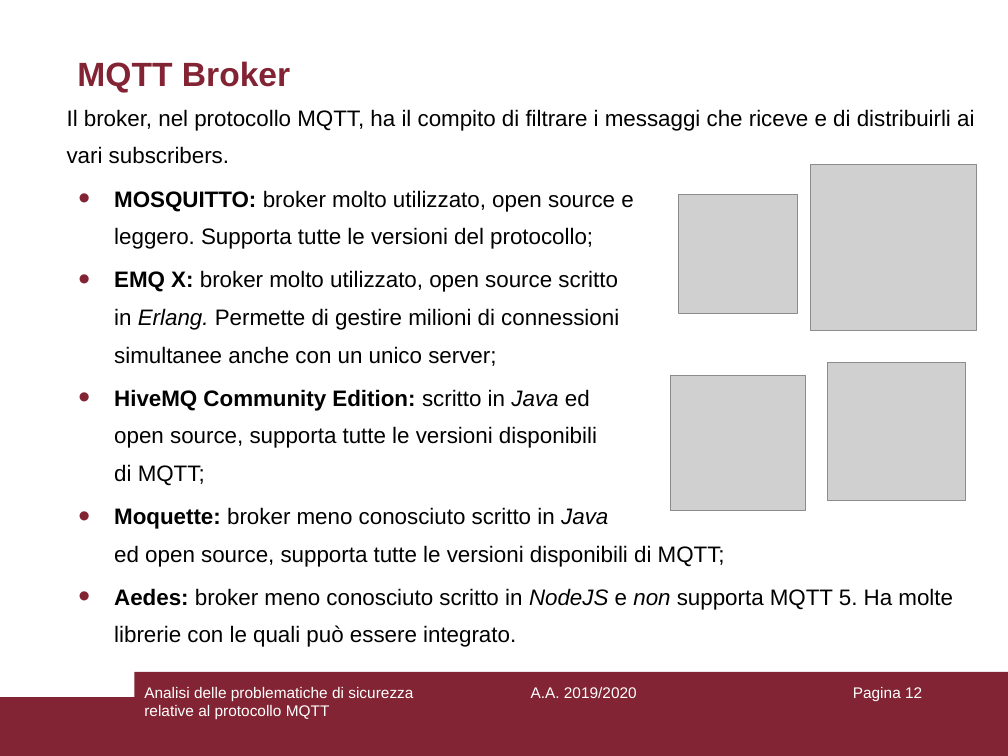
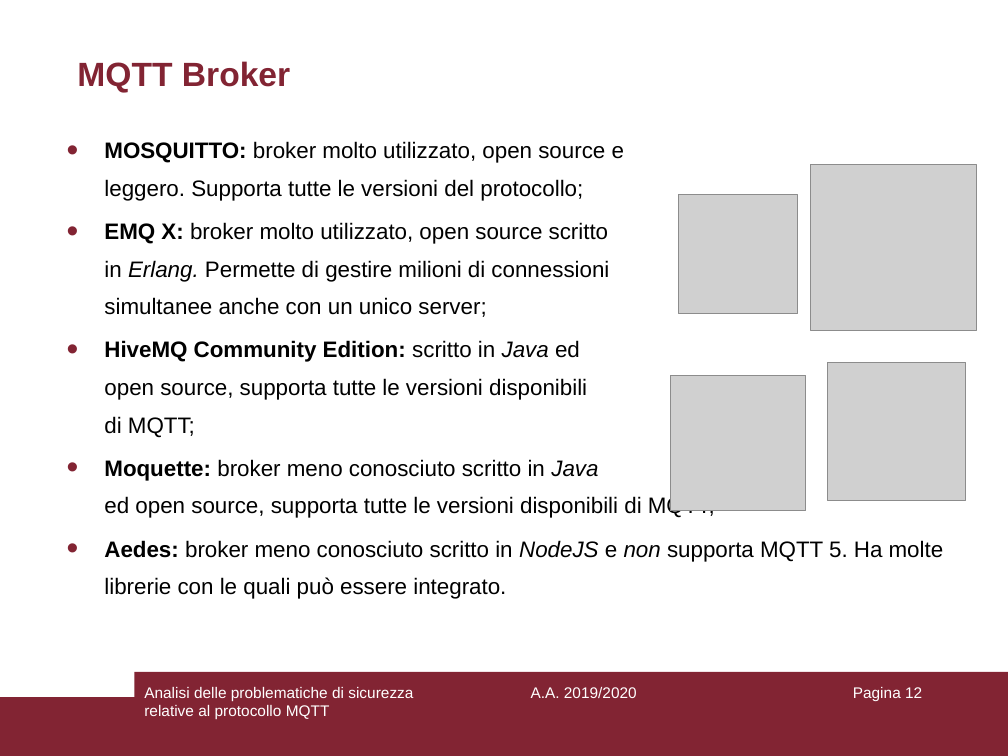
Before and after one commit to aedoardo/bachelor-degree-thesis, a slide deck: slide 12 of slides/Presentazione.ppt. Drawn at 1008x756 pixels with LibreOffice and Linux fonts; fonts in the diff are those of the drawing; grey boxes stand for pictures. Boxes give left, top, right and bottom in pixels: in the first picture for what was removed or moved away, otherwise in the second. Text is boxed around its words. In the diff, an @@ line names an element or a change of style, - is before the commit and + after.

```diff
--- a/slides/Presentazione.ppt
+++ b/slides/Presentazione.ppt
@@ text "MOSQUITTO: broker molto utilizzato, open ..." at [104, 141, 944, 599]: indent changed @@
@@ text at [67, 109, 974, 164]: paragraph removed @@
-Il broker, nel protocollo MQTT, ha il compito di filtrare i messaggi che riceve e di distribuirli ai vari subscribers.
```
Also in this commit, not shown: 6 other slides changed, 1 other file.
